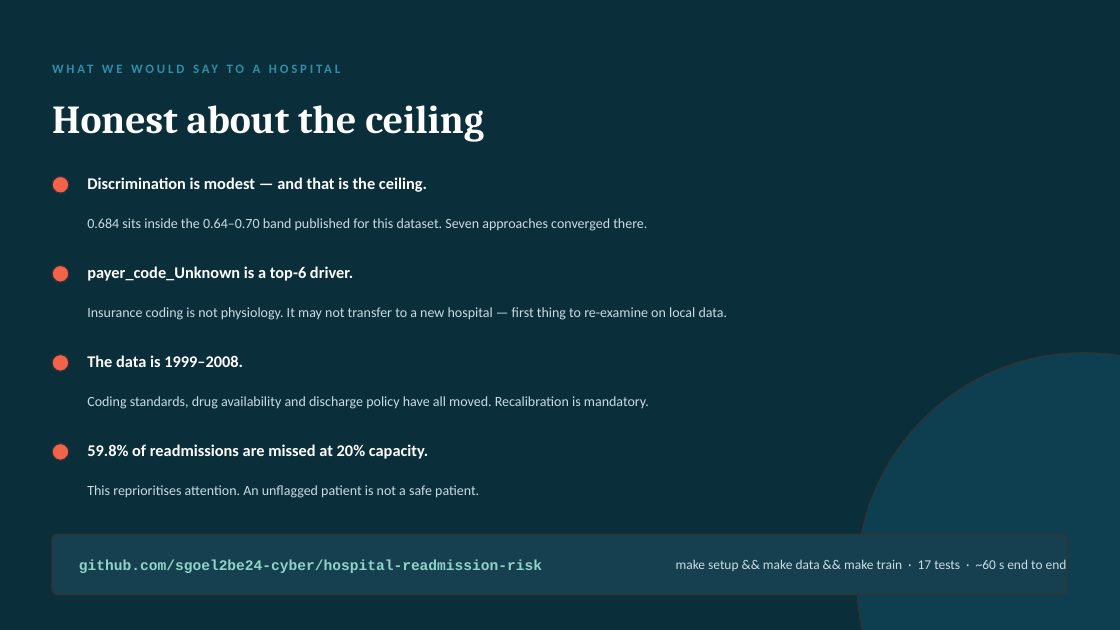
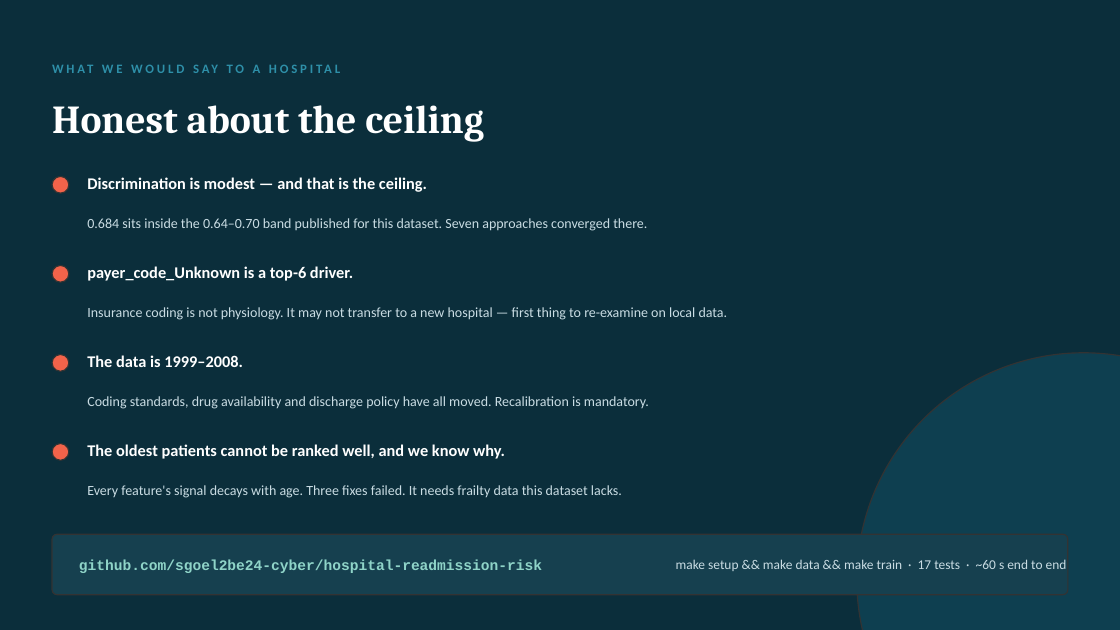
Before and after one commit to sgoel2be24-cyber/hospital-readmission-risk, a slide deck: slide 19 of ML_Bubble_2026_Readmission_Risk.pptx (slide 18 before the commit). Drawn at 1120x630 pixels with LibreOffice and Linux fonts; fonts in the diff are those of the drawing. Boxes give left, top, right and bottom in pixels: in the first picture for what was removed or moved away, otherwise in the second. Text is boxed around its words. In the diff, an @@ line names an element or a change of style, - is before the commit and + after.

```diff
--- a/ML_Bubble_2026_Readmission_Risk.pptx
+++ b/ML_Bubble_2026_Readmission_Risk.pptx
@@ text at (87,444,505,459): text changed @@
-59.8% of readmissions are missed at 20% capacity.
+The oldest patients cannot be ranked well, and we know why.
@@ text at (87,485,622,498): text changed @@
-This reprioritises attention. An unflagged patient is not a safe patient.
+Every feature's signal decays with age. Three fixes failed. It needs frailty data this dataset lacks.
```
Also in this commit, not shown: 2 other slides changed, 1 slide added, 20 other files.
